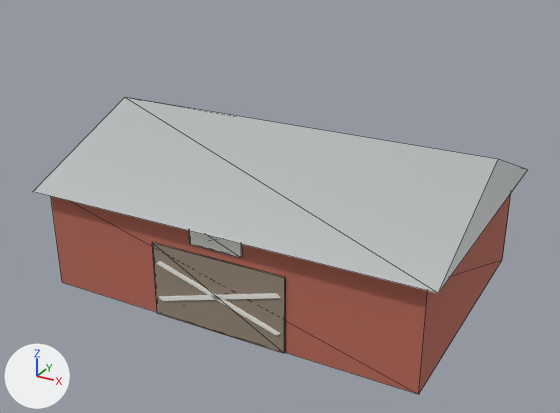
An edit to the glTF model assets/models/environment/temperate/Barn.glb, drawn before and after from the same camera.
Both versions are drawn from a 50 mm camera at (8.91, -16.68, 10.21) aimed at (0.02, -0.52, 2.13). Lighting does not change. The marker at lower left points along +X, +Y and +Z. The picture after the commit comes second. Mesh edges are drawn as thin lines on the coarser meshes. Vertices at exactly the same position are counted once.

In view in the first picture: 'Barn', 'Barn door', 'Barn roof', 'Door brace', 'Door brace.001', 'Hay door'.
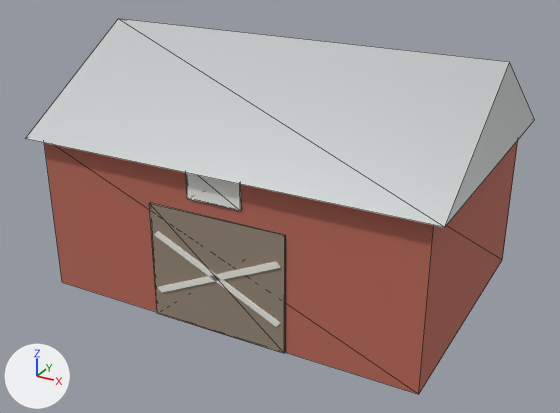
Boxes (x1, y1, x2, y2) around the edits, measured in the pictures (560 x 413 px):
'Barn roof', rescaled (6% taller)
    before: (33, 97, 528, 293)
    after: (26, 19, 534, 227)
'Barn', rescaled
    before: (51, 193, 511, 394)
    after: (44, 140, 518, 394)
'Hay door', reshaped (39% taller)
    before: (189, 231, 242, 258)
    after: (186, 173, 241, 211)

The change, as a diff of the scene's bpy script:
```diff
--- a/assets/models/environment/temperate/Barn.glb.py
+++ b/assets/models/environment/temperate/Barn.glb.py
@@ me_cube_008 @@
 # used by ob_barn; location = (0.0, 0.0, 0.0)
-me_cube_008.from_pydata(...)  # 8 vertices, 12 faces; spans x -5.0..5.0, y -3.5..3.5, z 0.0..2.68
+me_cube_008.from_pydata(...)  # 8 vertices, 12 faces; spans x -5.0..5.0, y -3.5..3.5, z 0.0..4.09
+# me_cube_008 part 1: the whole mesh is scaled about the mesh origin by (1, 1, 1.52)
 me_cube_008.materials.append(mat_barn_red)
@@ me_barn_roof @@
 # used by ob_barn_roof; location = (0.0, 0.0, 0.0)
-me_barn_roof.from_pydata(...)  # 6 vertices, 6 faces; spans x -5.3..5.3, y -3.8..3.8, z 2.68..4.2
+me_barn_roof.from_pydata(...)  # 6 vertices, 6 faces; spans x -5.3..5.3, y -3.8..3.8, z 4.09..6.4
+# me_barn_roof part 2: the whole mesh is scaled about its middle by (1, 1, 1.52), then moved by (0.0, 0.0, 1.8)
 me_barn_roof.materials.append(mat_galvanised_tin)
@@ me_cube_012 @@
 # used by ob_hay_door; location = (0.0, 0.0, 0.0)
 # before: 0 (-0.7, -3.545, 2.189) at pixel (189, 244), 1 (-0.7, -3.545, 2.726), 2 (-0.7, -3.495, 2.189) at pixel (190, 243), 3 (-0.7, -3.495, 2.726), 4 (0.7, -3.545, 2.189) at pixel (241, 257)
 # before: 5 (0.7, -3.545, 2.726), 6 (0.7, -3.495, 2.189) at pixel (242, 256), 7 (0.7, -3.495, 2.726)
-me_cube_012.from_pydata(...)  # 8 vertices, 12 faces; spans x -0.7..0.7, y -3.545..-3.495, z 2.189..2.726
+me_cube_012.from_pydata(...)  # 8 vertices, 12 faces; spans x -0.7..0.7, y -3.545..-3.495, z 3.336..4.153
+# me_cube_012 part 3
+for i in [0, 2, 4, 6]: me_cube_012.vertices[i].co += Vector((0.0, 0.0, 1.147))
+for i in [1, 3, 5, 7]: me_cube_012.vertices[i].co += Vector((0.0, 0.0, 1.428))
 me_cube_012.materials.append(mat_white_trim)
```
